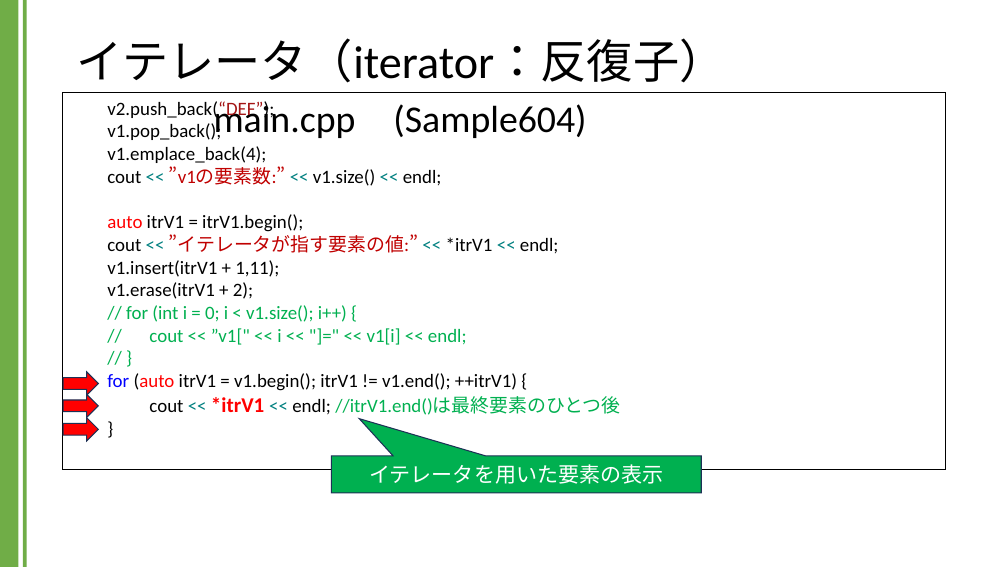
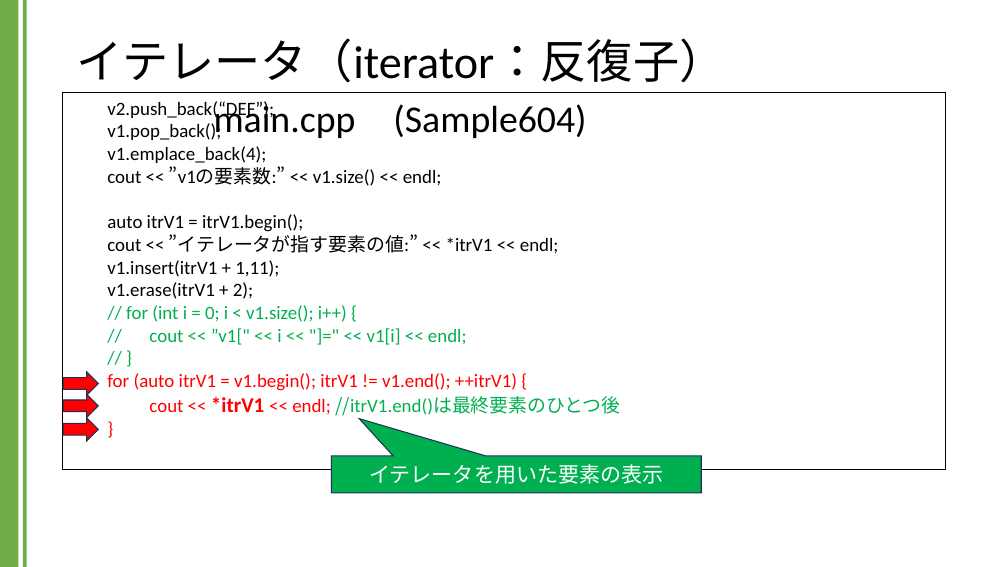
Before and after one commit to kic-murata/cpp2024, a slide deck: slide 25 of 授業資料/講義資料：Vectorクラス.pptx (slide 24 before the commit). Drawn at 1008x567 pixels with LibreOffice and Linux fonts; fonts in the diff are those of the drawing. Boxes give left, top, right and bottom in pixels: in the first picture for what was removed or moved away, otherwise in the second. Text is boxed around its words. In the diff, an @@ line names an element or a change of style, - is before the commit and + after.

```diff
--- a/授業資料/講義資料：Vectorクラス.pptx
+++ b/授業資料/講義資料：Vectorクラス.pptx
@@ text in rectangle at box(107, 101, 621, 416): text colour #A31515 to #000000 in "v2.push_back(“DEF”);"; text colour #008080 to #000000 in "<< << <<", "<< << <<"; text colour #C00000 to #000000 in "”v1の要素数:”", "”イテレータが指す要素の値:”"; text colour #FF0000 to #000000 in "auto"; text colour #0000FF to #FF0000 in "for"; text colour #000000 to #FF0000 in "(auto itrV1 = v1.begin(); itrV1 != v1.end(); ...", "cout endl;", "}"; font Calibri to Noto Sans CJK JP in "//itrV1.end()は最終要素のひとつ後"; text colour #008080 to #FF0000 in "<< <<" @@
```
Also in this commit, not shown: 6 other slides changed, 1 slide added.
